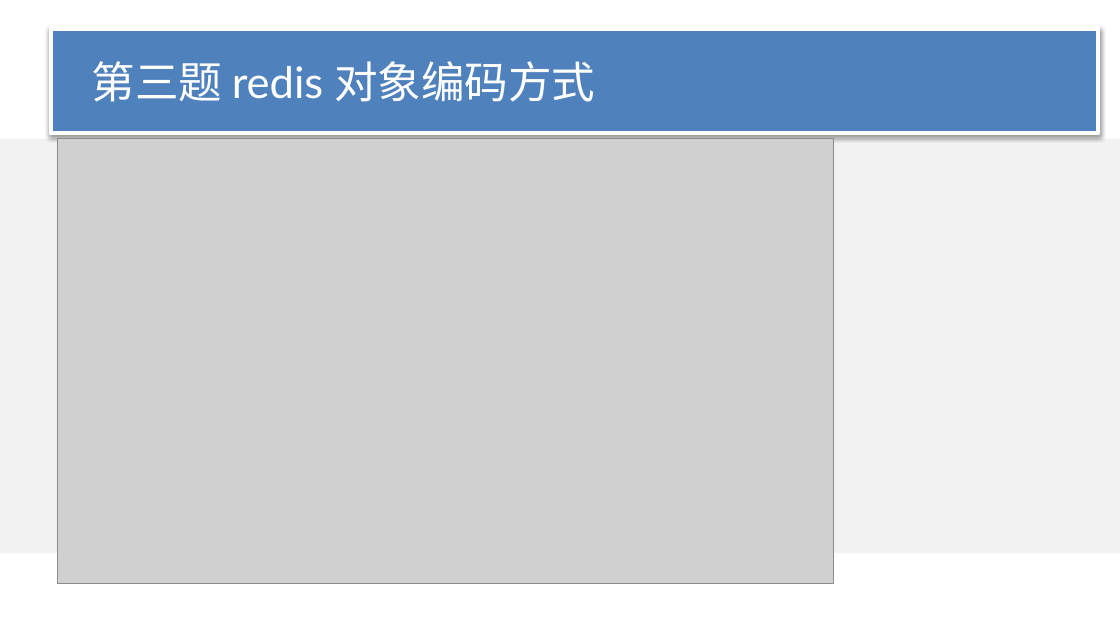
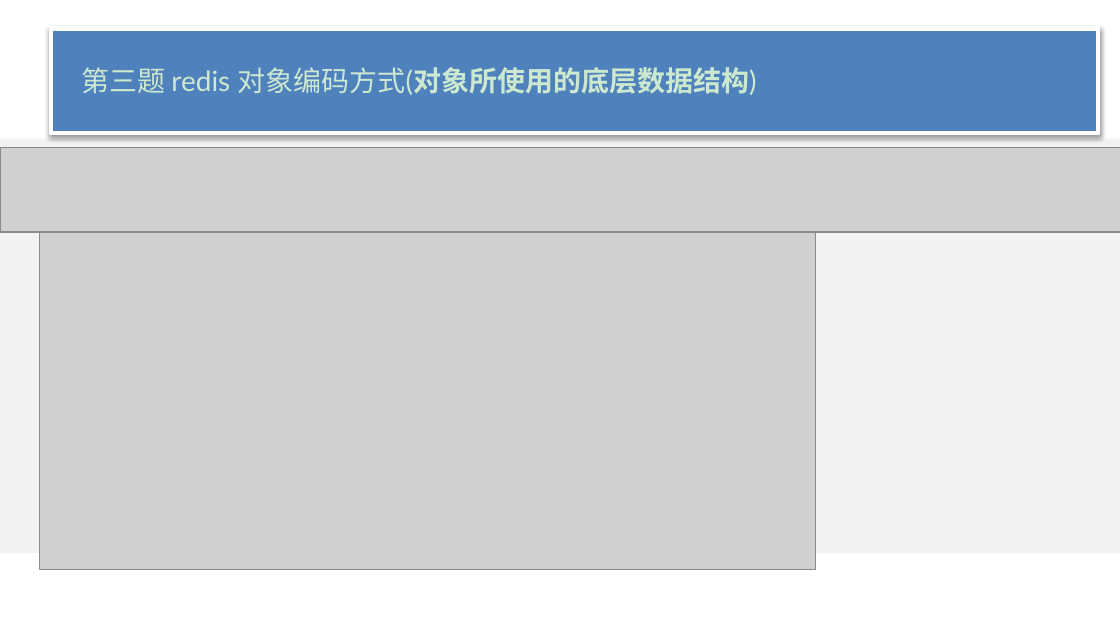
Before and after one commit to wangcy6/weekly, a slide deck: slide 11 of ppt/服务器设计_组件篇.pptx. Drawn at 1120x630 pixels with LibreOffice and Linux fonts; fonts in the diff are those of the drawing; grey boxes stand for pictures; background and template pictures are left out. Boxes give left, top, right and bottom in pixels: in the first picture for what was removed or moved away, otherwise in the second. Text is boxed around its words. In the diff, an @@ line names an element or a change of style, - is before the commit and + after.

```diff
--- a/ppt/服务器设计_组件篇.pptx
+++ b/ppt/服务器设计_组件篇.pptx
@@ background #FFFFFF to #CCE8CF @@
@@ title "第三题 redis 对象编码方式(对象所使用的底层数据结构)" at box(52, 28, 1099, 133): outline #FFFFFF 3 pt to #CCE8CF 3 pt @@
@@ title at box(81, 67, 757, 95): text changed; size 28 to 18 pt; text colour #FFFFFF to #CCE8CF @@
-第三题 redis 对象编码方式
+第三题 redis 对象编码方式(对象所使用的底层数据结构)
@@ picture added at box(0, 148, 1120, 233) @@
@@ picture: place and size @@
-picture at box(57, 139, 833, 585)
+picture at box(39, 218, 815, 570)
```
Also in this commit, not shown: 11 other slides changed, 2 slides added, 1 other file.
